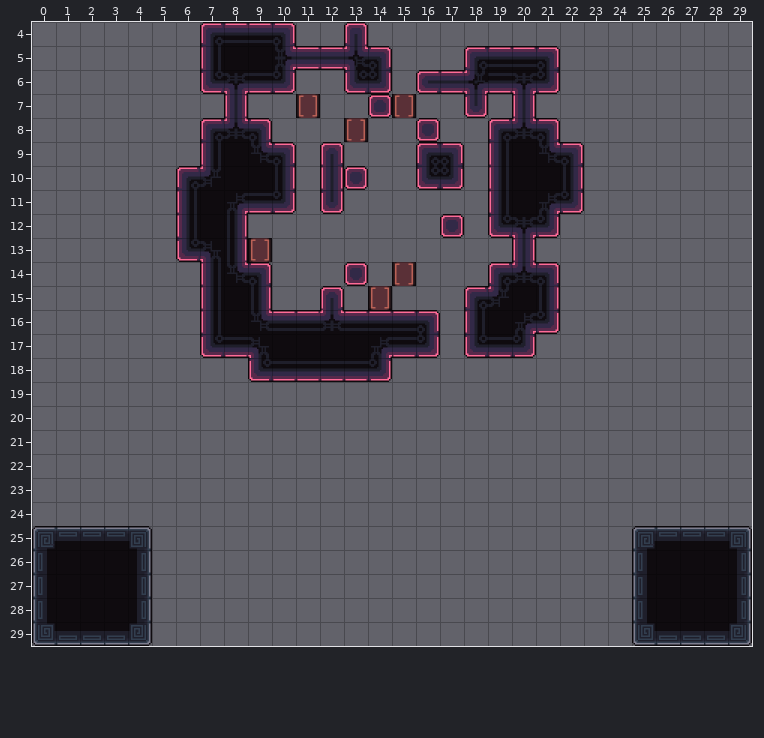
Tiled map: data/maps/level_29.tmx. Above is the file before it was changed.
Cells are 64x64 px. Shown: x 0..29, y 4..29.
The result:
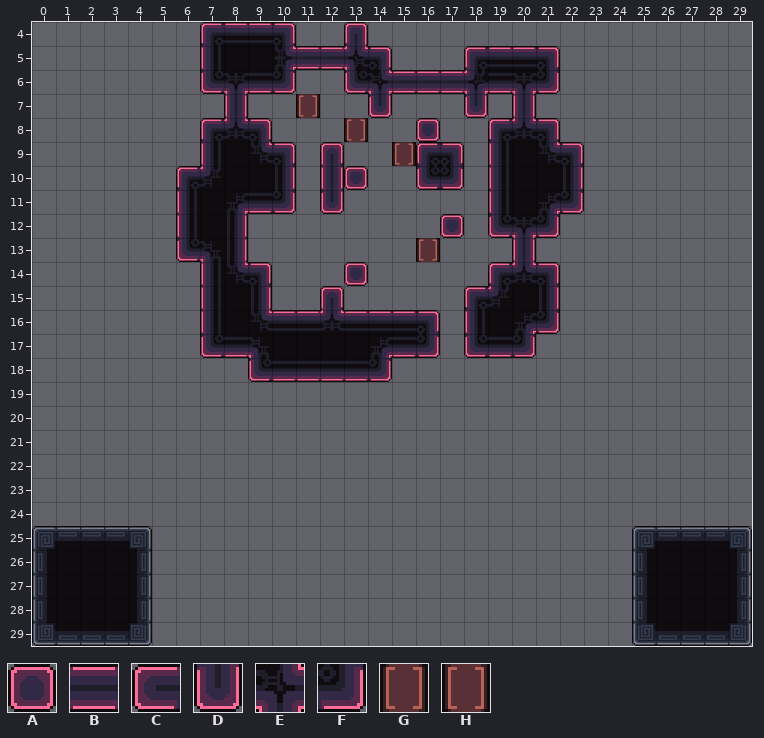
Key: from "tileset_d": A 2, B 19 turned 180, C 20 flipped on the diagonal, D 20 turned 180, E 37 turned 270, F 44, G 76, H 76 turned 180.
_ is an empty cell.
Change:
{"where": "layer \"Decoration\""}
{"y":7,"x":15,"old":"H","new":"_"}
{"y":9,"x":15,"old":"_","new":"G"}
{"y":13,"x":9,"old":"G","new":"_"}
{"y":13,"x":16,"old":"_","new":"G"}
{"y":14,"x":15,"old":"H","new":"_"}
{"y":15,"x":14,"old":"H","new":"_"}
{"where": "layer \"Main\""}
{"y":6,"x":14,"old":"F","new":"_"}
{"y":6,"x":16,"old":"C","new":"_"}
{"where": "layer \"Exit\""}
{"y":6,"x":14,"old":"___","new":"EBB"}
{"y":7,"x":14,"old":"A","new":"D"}
